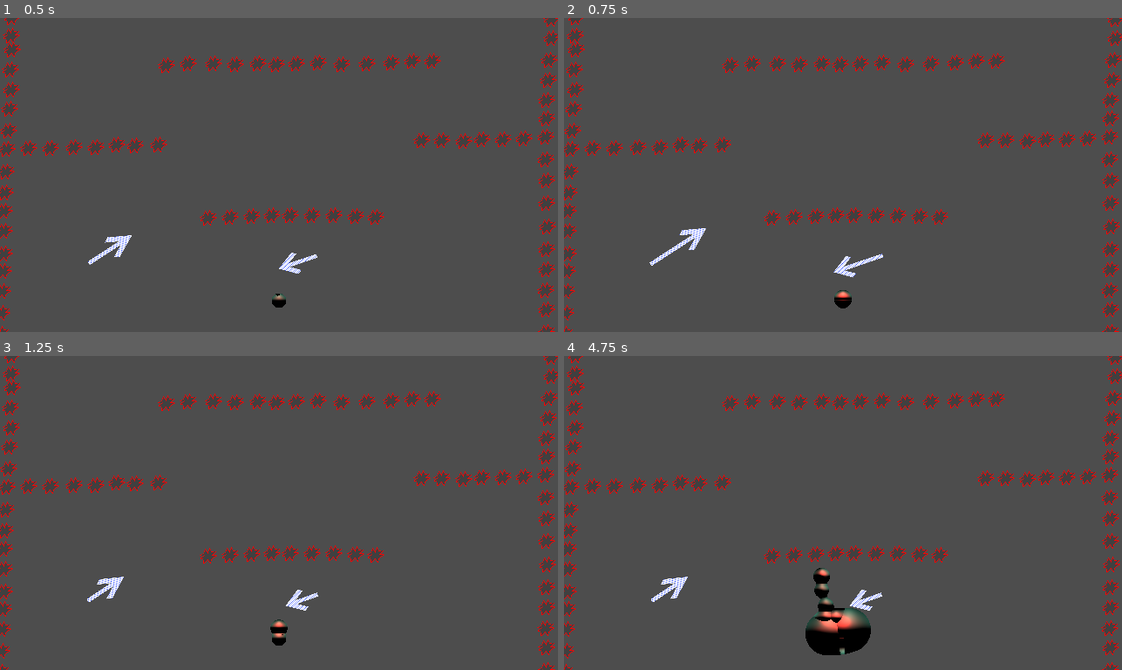
Above: before the commit, frames 1-4 (two rows, left to right).
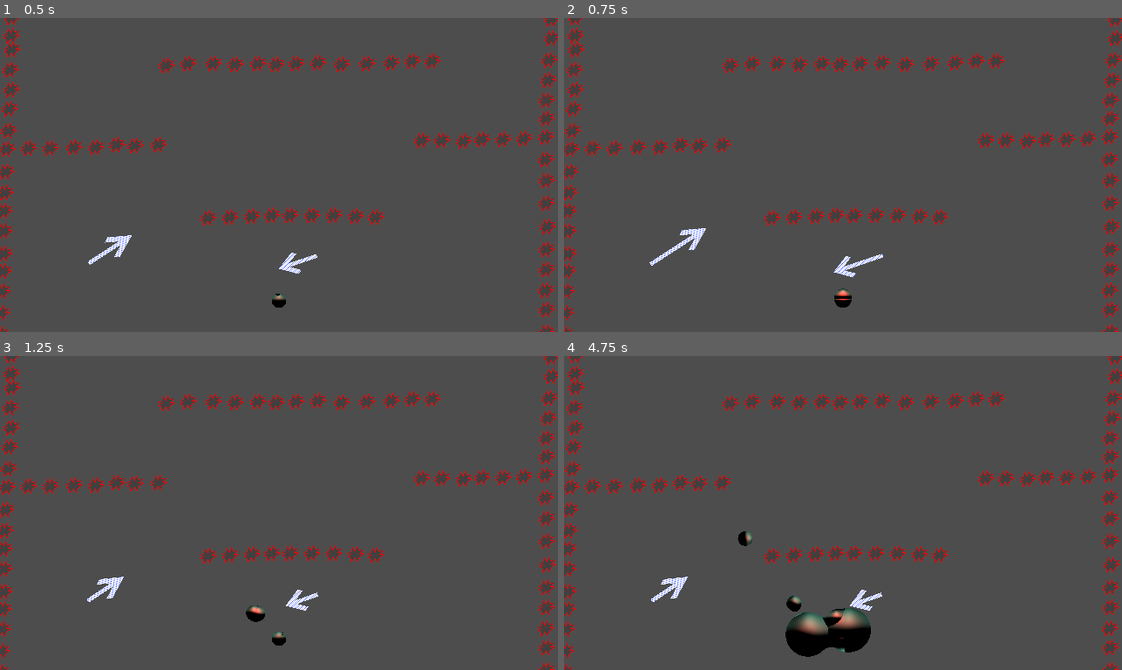
Above: after the commit, the same moments.

Repository: Raattis/ggj25
Game: Godot game, scene res://riku/maailma.tscn
Two runs of this game, one before a commit and one after it. Both use one fixed random seed, a clock stepped at 60 frames per second and the inputs below. The engine's default icon, where the game draws it, is replaced by a stand-in: a white triangle on a blue panel in a dark square.
Inputs (mouse positions are in pixels of both pictures, inside the frame that each line leads up to):
- Up to frame 1 (0.5 s): no input
- Up to frame 2 (0.75 s): move the mouse to (965, 159) at 0.52 s; hold Space (launch) from 0.53 s (still down)
- Up to frame 3 (1.25 s): keep holding Space (launch)
- Up to frame 4 (4.75 s): move the mouse to (731, 528) at 1.27 s; release Space (launch) at 1.28 s; tap Space (launch) at 1.35, 2.3, 3.05, 3.8, 4.35 s; move the mouse to (898, 443) at 2.02 s; hold Middle mouse button (move_camera) 2.03-2.78 s; move the mouse to (815, 575) at 2.77 s; right-click (815, 575) at 2.85 s; move the mouse to (1010, 560) at 3.52 s; press the mouse at (1010, 560) at 3.53 s; move the mouse to (675, 465) at 4.27 s; release the mouse at (675, 465) at 4.28 s

Frame 1 is identical in both runs. In frame 2, less than 0.1% of the frame differs, in the area x 48-52%, y 86-93%; in frame 3, 0.3%; in frame 4, 1.5%, in the area x 31-52%, y 55-96%.

Commit message:
faster physics

Diff:
--- a/godot-project/riku/cluster.gd
+++ b/godot-project/riku/cluster.gd
@@ -41,7 +41,10 @@
 		for child in get_children() as Array[CollisionShape2D]:
 			var dont_move := false
 			var p := child.position
-			var n :Vector2= lerp(p, center_of_mass_local, 0.05)
+			var center_dist :Vector2= (center_of_mass_local - p)
+			if center_dist.length_squared() > 1.0:
+				center_dist = center_dist.normalized()
+			var n :Vector2= p + center_dist * 0.1
 			var r :float= child.shape.radius
 			for b in get_children() as Array[CollisionShape2D]:
 				if child == b:
--- a/godot-project/riku/kursori.gd
+++ b/godot-project/riku/kursori.gd
@@ -7,10 +7,11 @@
 var cluster_parent : Node2D = null
 
 @export var gravity_scale := -1
-@export var linear_damping := 10.0
-@export var angular_damping := 0.9
+@export var linear_damping := 1.0
+@export var angular_damping := 0.1
 @export var impulse_magnitude := 300.0
 @export var max_angular_velocity := 10000.0
+@export var auto_launch_cooldown := 1.0
 
 var target_position :Vector2= Vector2(0,0)
 var was_pressd :bool= false
@@ -61,7 +62,7 @@
 func launch():
 	if cluster_parent.get_child_count() > 15: # MAX CLUSTER COUNT
 		return
-	launch_cooldown = 10.0
+	launch_cooldown = auto_launch_cooldown
 	var new :RigidBody2D= target.duplicate()
 	cluster_parent.add_child(new)
 	new.collision_layer = 2
